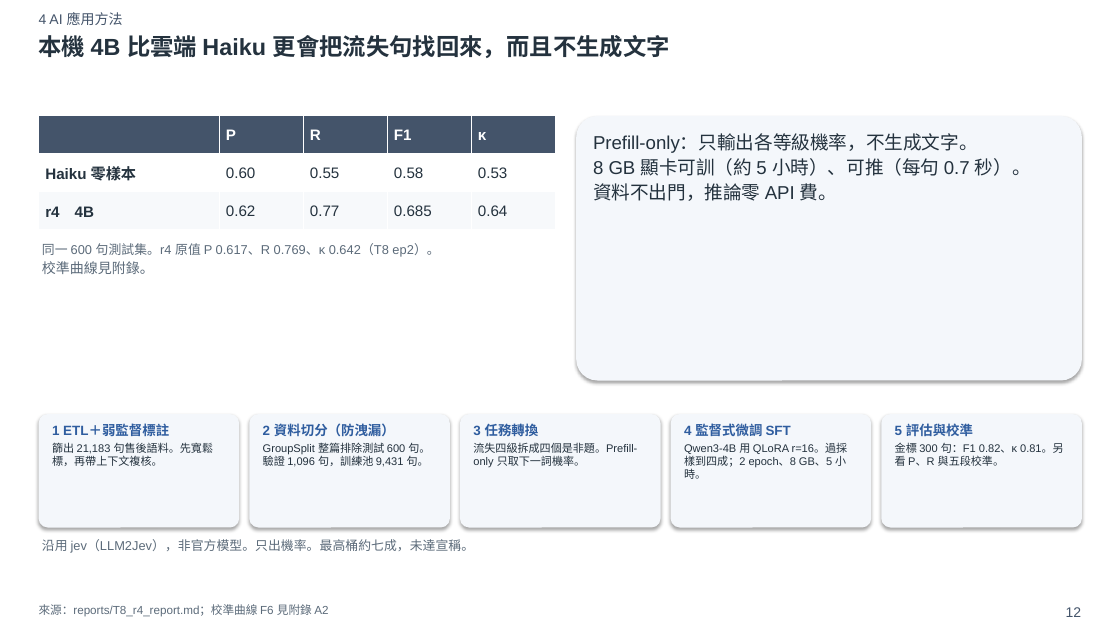
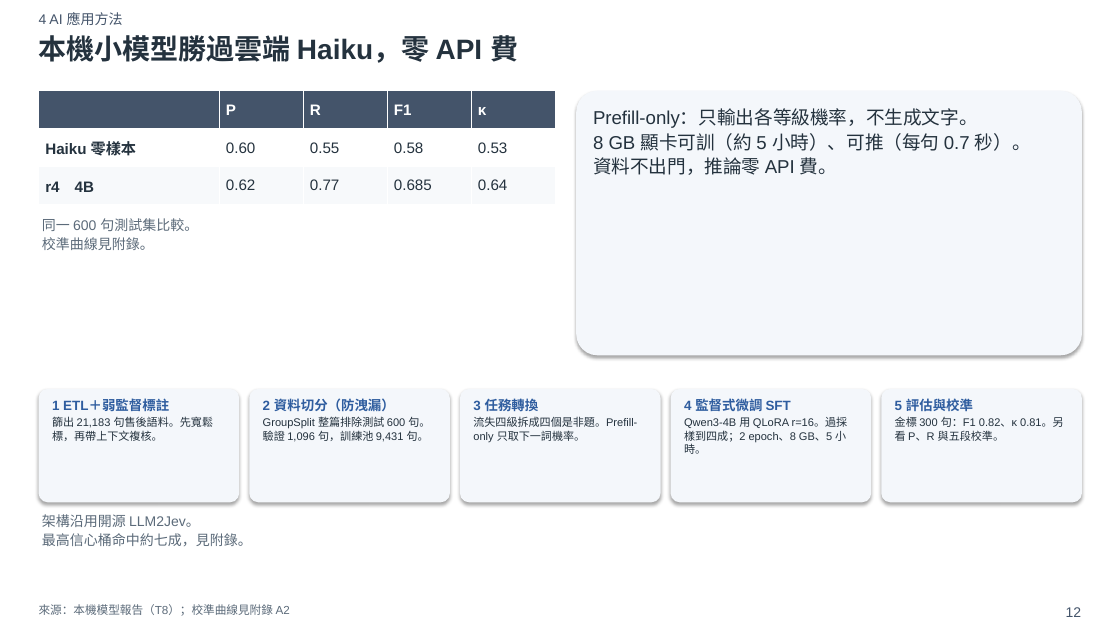
Before and after one commit to xxx789666/hotai-ai-hackathon-lexus, a slide deck: slide 12 of deck/初賽簡報_v0.pptx. Drawn at 1120x630 pixels with LibreOffice and Linux fonts; fonts in the diff are those of the drawing. Boxes give left, top, right and bottom in pixels: in the first picture for what was removed or moved away, otherwise in the second. Text is boxed around its words. In the diff, an @@ line names an element or a change of style, - is before the commit and + after.

```diff
--- a/deck/初賽簡報_v0.pptx
+++ b/deck/初賽簡報_v0.pptx
@@ text at <box>39,31,518,67</box>: text changed; size 20 to 24 pt @@
-本機 4B 比雲端 Haiku 更會把流失句找回來，而且不生成文字
+本機小模型勝過雲端 Haiku，零 API 費
@@ 7 texts, 6 rounded rectangles, 1 table: place and size @@
-7 texts, 6 rounded rectangles, 1 table at <box>39,116,1082,528</box>
+7 texts, 6 rounded rectangles, 1 table at <box>39,91,1082,502</box>
@@ text at <box>42,218,198,231</box>: text changed; size 11 to 12 pt @@
-同一 600 句測試集。r4 原值 P 0.617、R 0.769、κ 0.642（T8 ep2）。
+同一 600 句測試集比較。
@@ text at <box>42,514,252,546</box>: text changed; size 11 to 12 pt @@
-沿用 jev（LLM2Jev），非官方模型。只出機率。最高桶約七成，未達宣稱。
+架構沿用開源 LLM2Jev。
+最高信心桶命中約七成，見附錄。
@@ text at <box>39,604,290,616</box>: text changed @@
-來源：reports/T8_r4_report.md；校準曲線 F6 見附錄 A2
+來源：本機模型報告（T8）；校準曲線見附錄 A2
```
Also in this commit, not shown: 19 other slides changed, 2 slides added, 33 other files.
